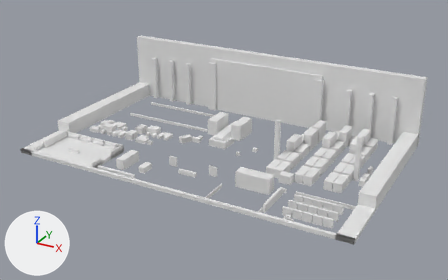
Renders of the glTF model dodaios/ui/web/frontend/public/verse/decks/hangar/occluders.glb from each side of a commit.
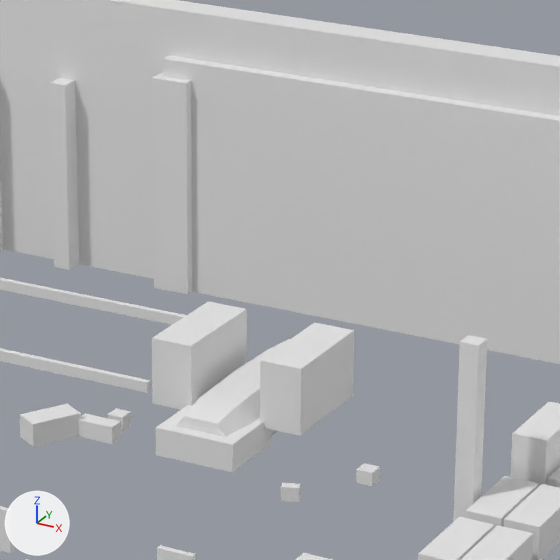
Old and new are each drawn whole from a 50 mm camera at (134.1, -182.6, 79.0) aimed at (51.8, -33.0, 4.2) and again close up on the part from 39% to 66% of the width and 16% to 60% of the height. Lighting does not change. The marker at lower left points along +X, +Y and +Z. The first two pictures are the older version. Vertices at exactly the same position are counted once.

Before the edit, the objects in view are built like this:
```python
me_ucx_hangar = bpy.data.meshes.new('UCX_hangar')
me_ucx_hangar.from_pydata(...)  # 1301 vertices, 2210 faces; spans x -2.0..102.0, y -62.6..1.0, z -0.6..22.0
ob_ucx_hangar = bpy.data.objects.new('UCX_hangar', me_ucx_hangar)
ob_ucx_hangar.location = (0.0, 0.0, 0.0)
```
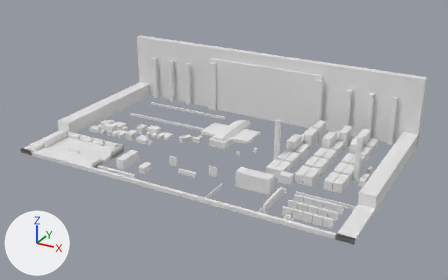
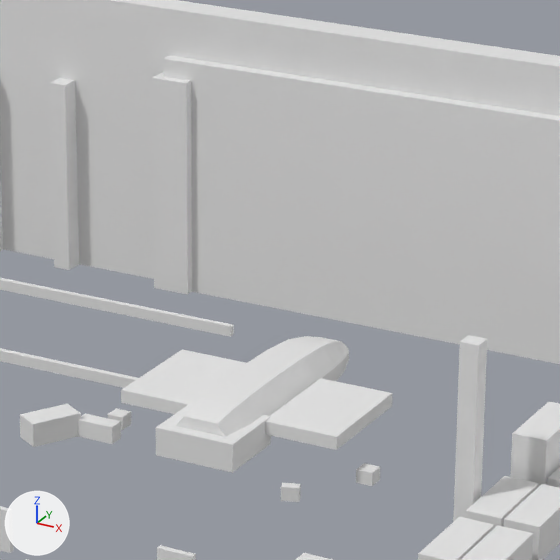
What changed in the scene script:
```text
Change me_ucx_hangar:
    where me_ucx_hangar.from_pydata(...)  # 1301 vertices, 2210 faces; spans x -2.0..102.0, y -62.6..1.0, z -0.6..22.0
    used by ob_ucx_hangar; location = (0.0, 0.0, 0.0)
    me_ucx_hangar part 1: the loose piece of 8 vertices spanning x 44.4..47.4, y -29.8..-22.0, z 3.3..8.1 is scaled about its middle by (1.81, 1.08, 0.198), then moved by (-1.4, 0.5, -2.5)
    me_ucx_hangar part 2: the loose piece of 8 vertices spanning x 52.6..55.6, y -29.8..-22.0, z 3.3..8.1 is scaled about its middle by (1.81, 1.08, 0.198), then moved by (1.4, 0.5, -2.5)
```

Changed parts and their boxes (x1, y1, x2, y2) in the close-ups (560 x 560 px; the box of a moved part takes in the faces that stretch with it):
part 1 of me_ucx_hangar, moved or reshaped
    before: (152, 301, 247, 410)
    after: (121, 349, 246, 414)
part 2 of me_ucx_hangar, moved or reshaped
    before: (260, 322, 354, 436)
    after: (265, 378, 392, 450)
